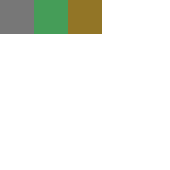
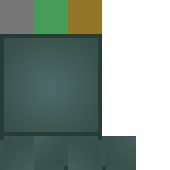
Revision of a layered 170 × 170 image; what changed, layer by layer:
added layer "Layer 6" above "Layer 5" over [102, 136, 136, 170]
added layer "Layer 5" above "Top Left" over [0, 135, 102, 170]
added layer "Top Left" above "Layer 3" over [0, 34, 102, 136]
removed layer "Layer 0" over [0, 34, 136, 170]
